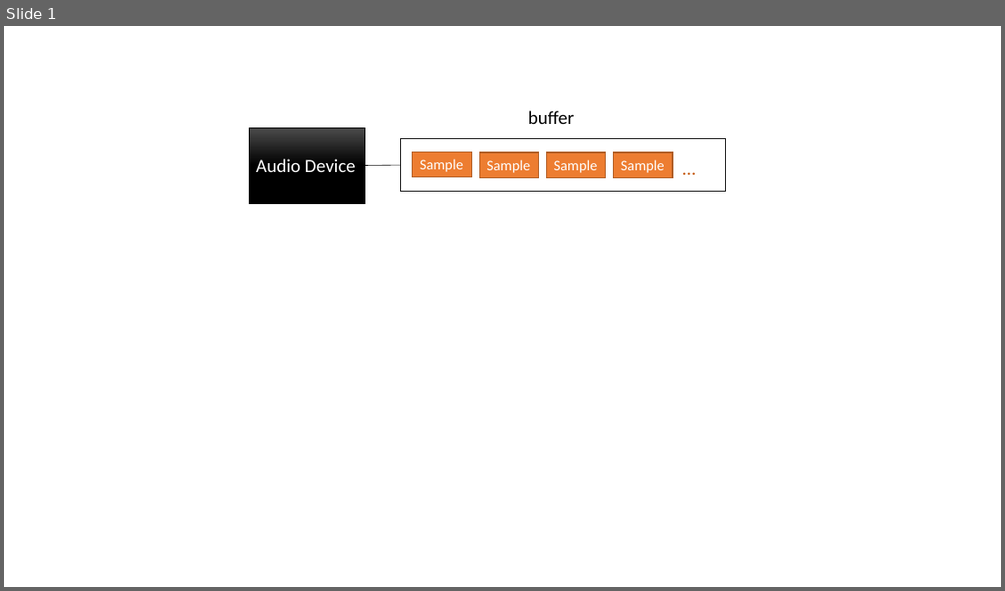
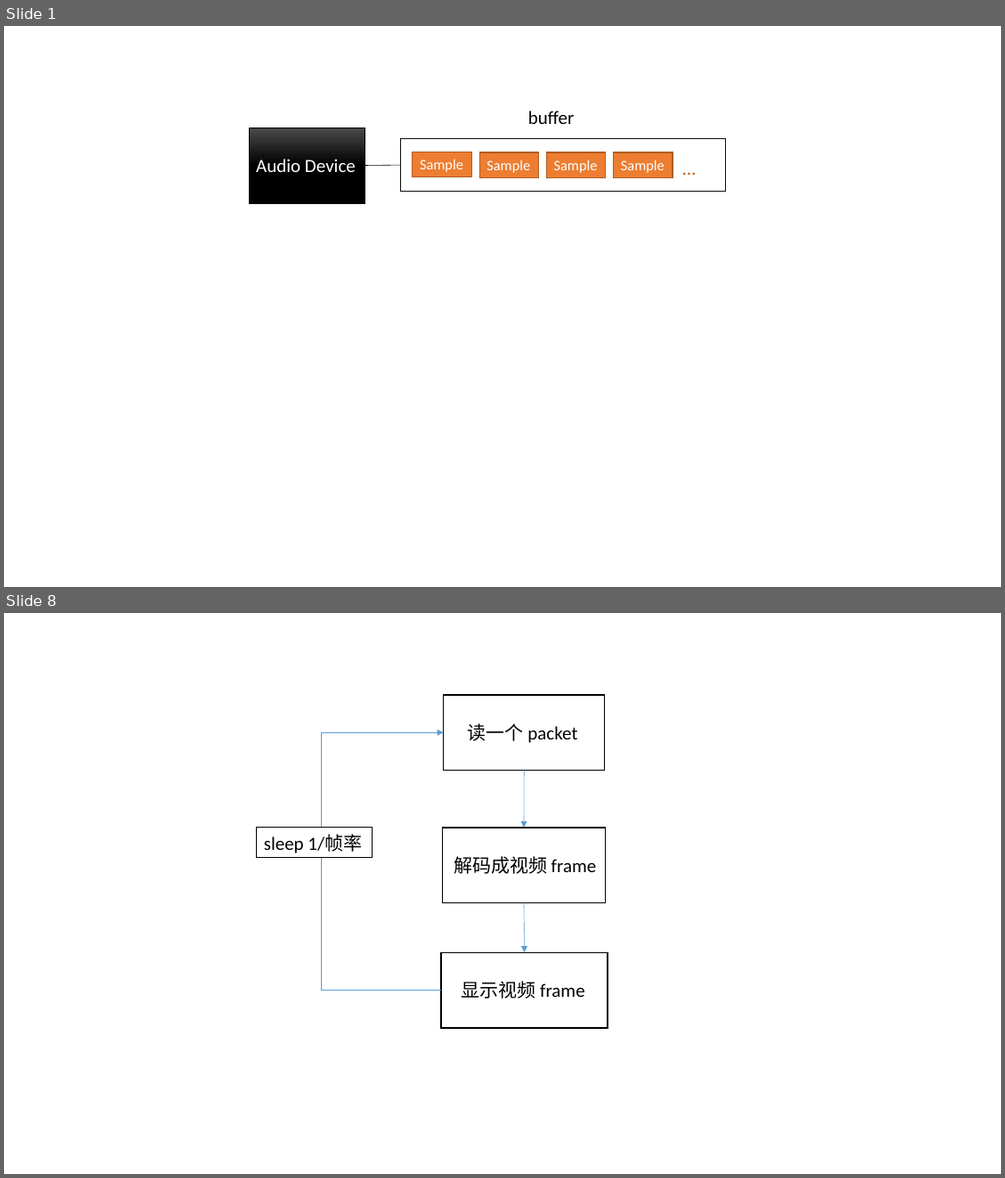
Before and after one commit to shileiz/notes, a slide deck: FFmpeg/slides/SDL-AUDIO.pptx. Shown one above the other, each under a label of ours: slide 1 before the commit, slides 1 and 8 after it; the slides between them are not shown. The pictures are 1005x591 and 1005x1178 pixels, drawn with LibreOffice and Linux fonts; fonts in the diff are those of the drawing. Boxes give left, top, right and bottom in pixels: in the first picture for what was removed or moved away, otherwise in the second. Text is boxed around its words. In the diff, an @@ line names an element or a change of style, - is before the commit and + after.

```diff
--- a/FFmpeg/slides/SDL-AUDIO.pptx
+++ b/FFmpeg/slides/SDL-AUDIO.pptx
@@ slide 8 added at (4,613,1001,1174), background #FFFFFF @@
@@ rectangle added at (444,695,606,770), fill #FFFFFF, outline #000000 1 pt, 18 pt, text #000000 @@
+读一个 packet
@@ elbow arrow added from (322, 989) to (444, 732), #5B9BD5 0.5 pt @@
@@ arrow added from (525, 770) to (524, 827), #5B9BD5 0.5 pt @@
@@ rectangle added at (257,827,372,858), fill #FFFFFF, outline #000000 1 pt, 18 pt, text #000000 @@
+sleep 1/帧率
@@ rectangle added at (442,827,606,903), fill #FFFFFF, outline #000000 1 pt, 18 pt, text #000000 @@
+解码成视频 frame
@@ arrow added from (524, 903) to (525, 952), #5B9BD5 0.5 pt @@
@@ rectangle added at (442,952,608,1028), fill #FFFFFF, outline #000000 1 pt, 18 pt, text #000000 @@
+显示视频 frame
@@ line added from (322, 989) to (442, 989), #5B9BD5 0.5 pt @@
```
Also in this commit, not shown: 4 slides changed, 3 other slides added, 1 other file.
